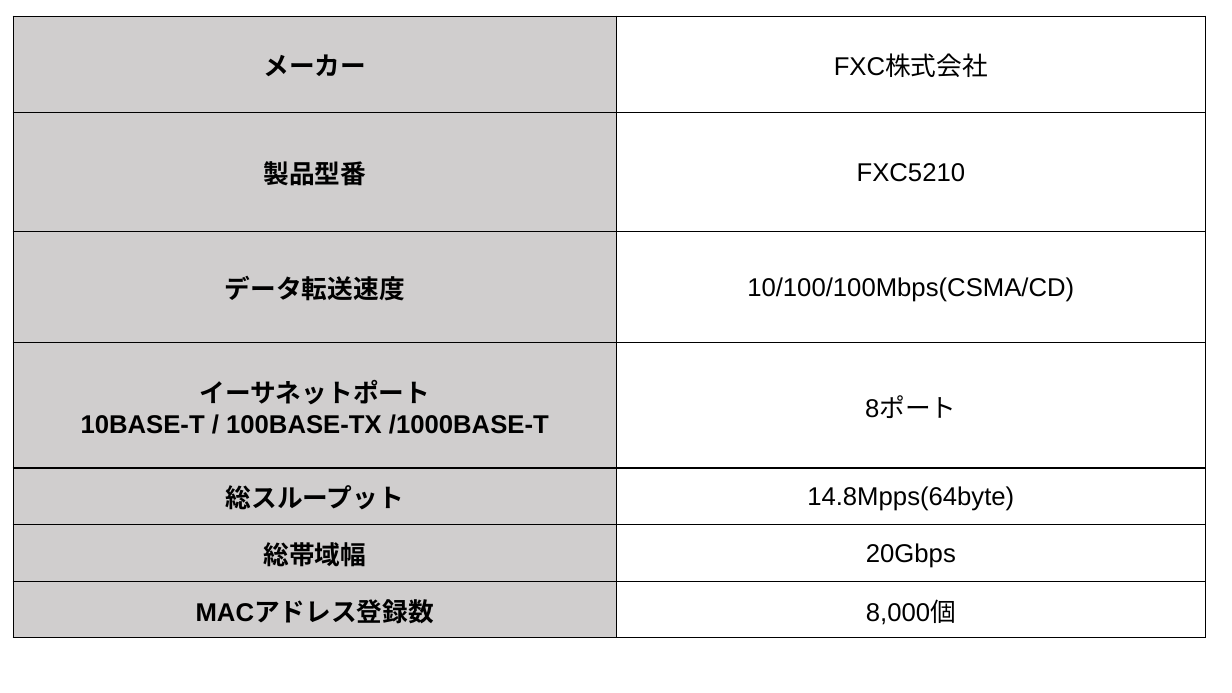
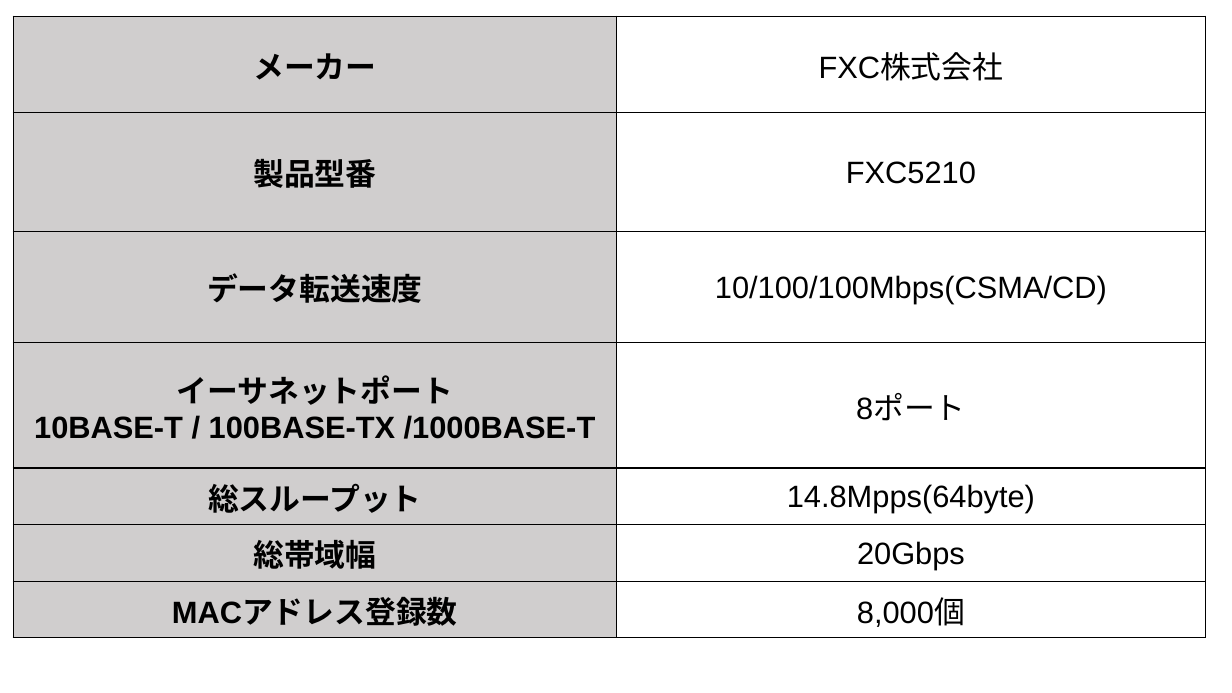
Before and after one commit to Alice-to-Bob/Graduate_School, a slide deck: slide 7 of SUBTHEME/graphs/telework_list.pptx. Drawn at 1232x693 pixels with LibreOffice and Linux fonts; fonts in the diff are those of the drawing. Boxes give left, top, right and bottom in pixels: in the first picture for what was removed or moved away, otherwise in the second. Text is boxed around its words. In the diff, an @@ line names an element or a change of style, - is before the commit and + after.

```diff
--- a/SUBTHEME/graphs/telework_list.pptx
+++ b/SUBTHEME/graphs/telework_list.pptx
@@ table at <box>13,16,1205,638</box> @@
@@ size 20 to 24 pt @@
```
Also in this commit, not shown: 2 other slides changed, 19 other files.
